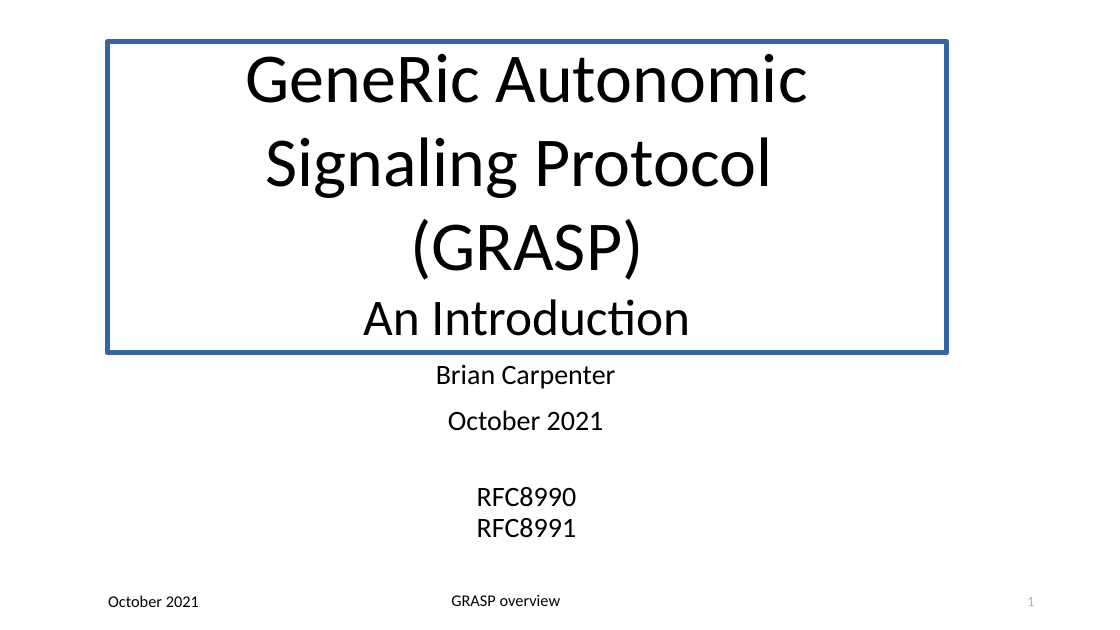
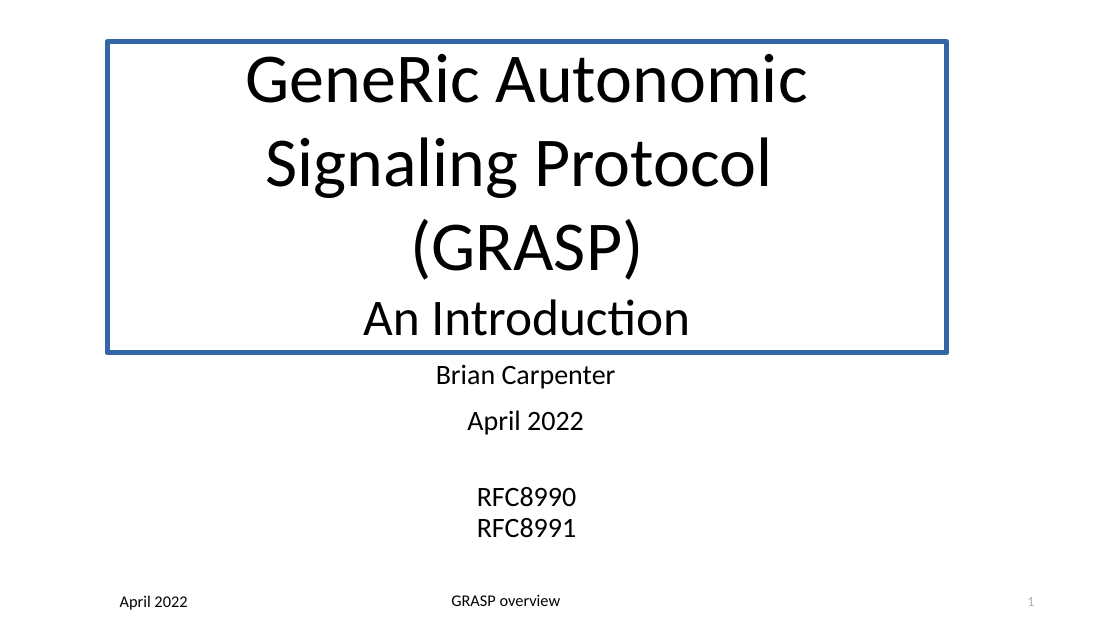
Before and after one commit to becarpenter/graspdoc, a slide deck: slide 1 of GRASP-intro.ppt. Drawn at 1120x630 pixels with LibreOffice and Linux fonts; fonts in the diff are those of the drawing. Boxes give left, top, right and bottom in pixels: in the first picture for what was removed or moved away, otherwise in the second. Text is boxed around its words. In the diff, an @@ line names an element or a change of style, - is before the commit and + after.

```diff
--- a/GRASP-intro.ppt
+++ b/GRASP-intro.ppt
@@ subtitle at box(467, 410, 584, 435): text changed @@
-October 2021
+April 2022
@@ text removed at box(108, 595, 199, 607) @@
-October 2021
@@ text added at box(120, 595, 187, 610), 14 pt, text #000000 @@
+April 2022
```
Also in this commit, not shown: 13 other slides changed, 5 other files.
